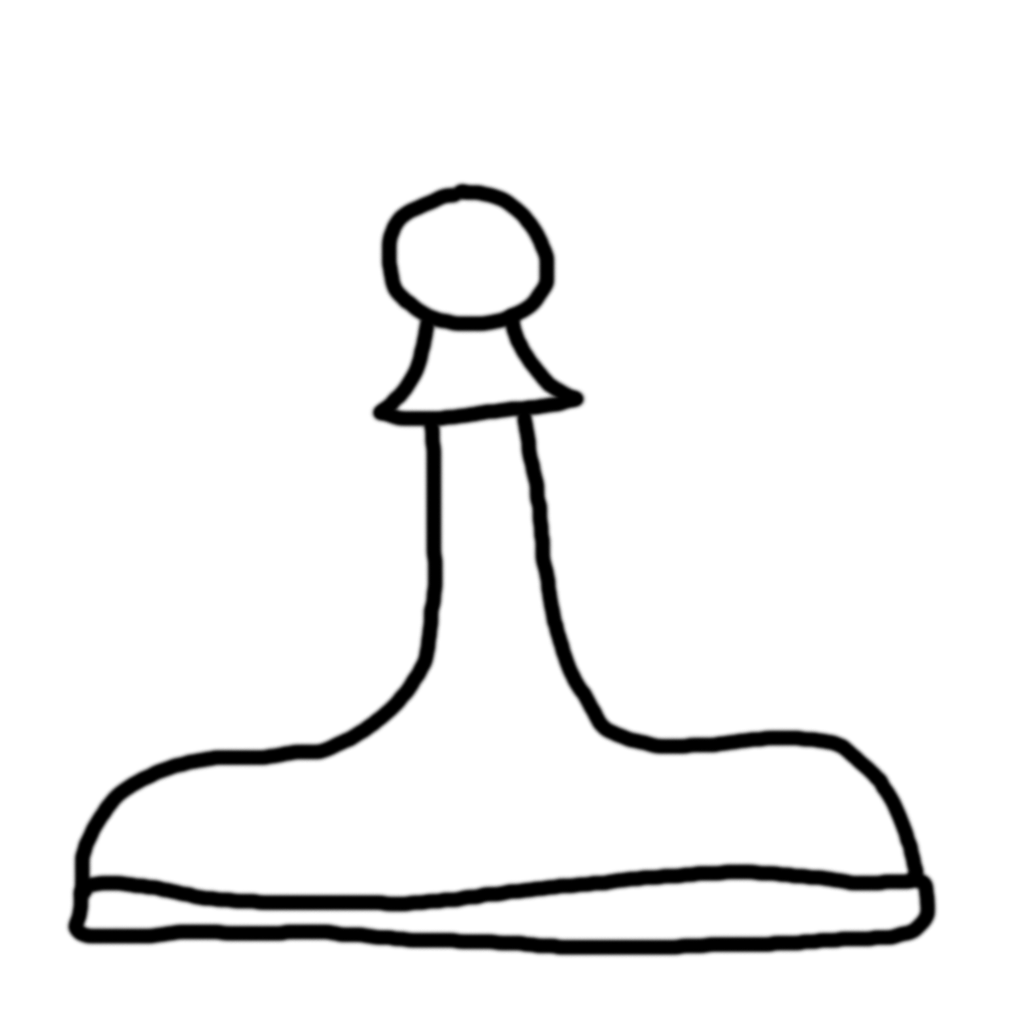
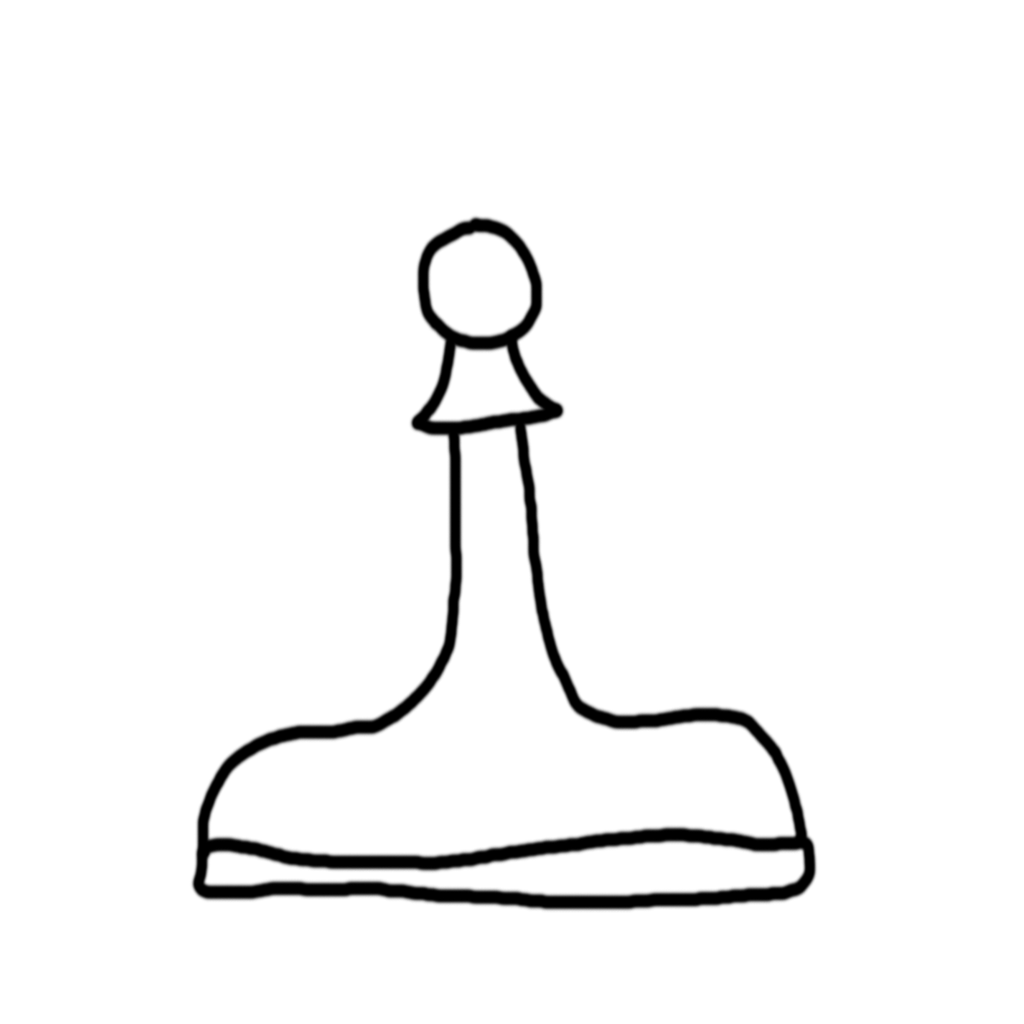
Layered file, before and after one edit (1024 × 1024). Changes by layer:
painted on "PieceBase" over bbox(64, 180, 939, 959)
painted on "PieceTop" over bbox(72, 180, 934, 959)
